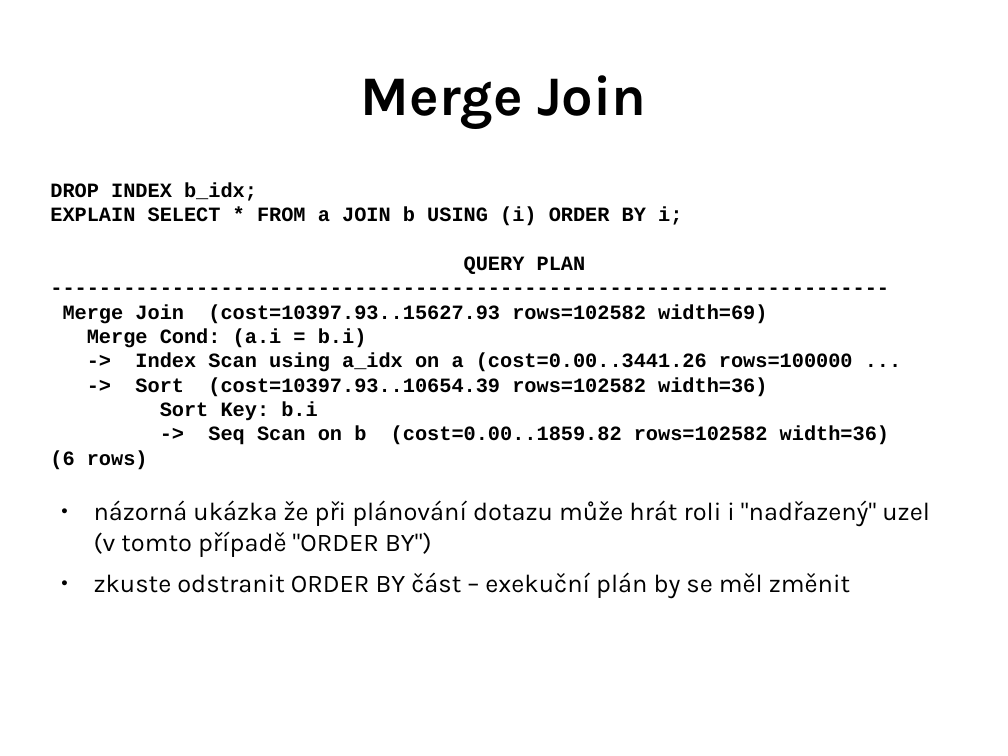
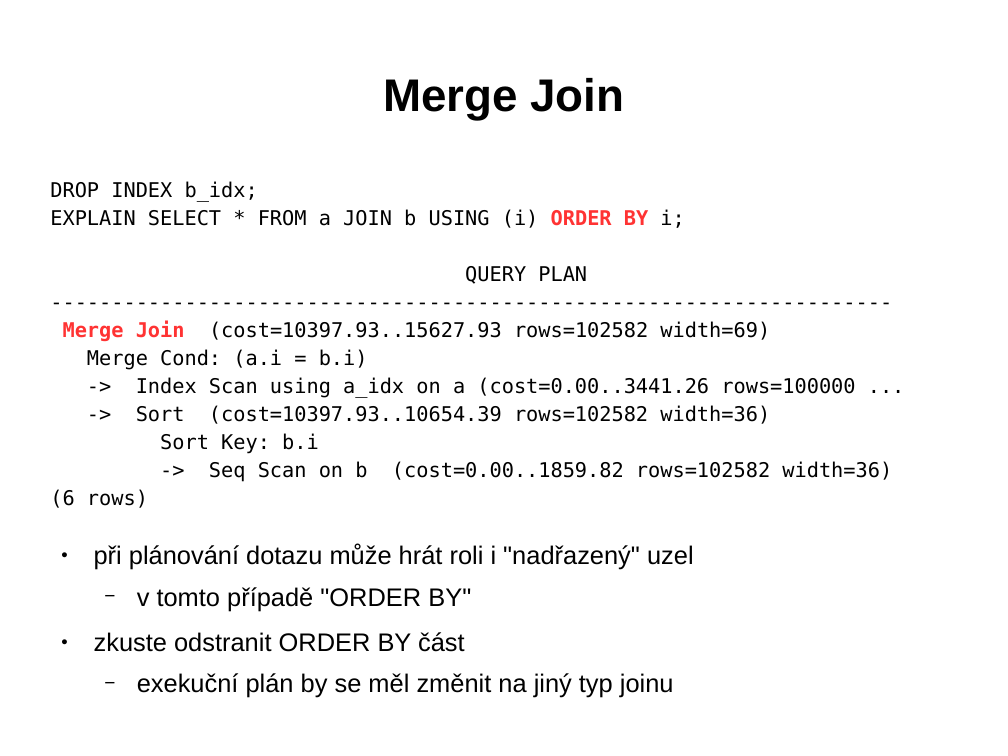
Before and after one commit to tvondra/explain_training, a slide deck: slide 75 of explain-training.odp (slide 59 before the commit). Drawn at 1008x756 pixels with LibreOffice and Linux fonts; fonts in the diff are those of the drawing. Boxes give left, top, right and bottom in pixels: in the first picture for what was removed or moved away, otherwise in the second. Text is boxed around its words. In the diff, an @@ line names an element or a change of style, - is before the commit and + after.

```diff
--- a/explain-training.odp
+++ b/explain-training.odp
@@ title "Merge Join" at [383,78,624,120]: size 44 to 36 pt, font Karla to Arial @@
@@ text at [50,181,892,508]: font Courier New to DejaVu Sans Mono, bold off in "DROP INDEX b_idx;", "EXPLAIN SELECT * FROM a JOIN b ...", "QUERY PLAN", "------------------------------------------------------------ ..." and 7 more places; text colour #000000 to #FF3333 in "ORDER BY", "Merge Join"; more space between paragraphs @@
@@ text at [94,544,694,698]: text changed; font Karla to Arial @@
-● názorná ukázka že při plánování dotazu může hrát roli i "nadřazený" uzel (v tomto případě "ORDER BY")
-● zkuste odstranit ORDER BY část – exekuční plán by se měl změnit
+● při plánování dotazu může hrát roli i "nadřazený" uzel
+  − v tomto případě "ORDER BY"
+● zkuste odstranit ORDER BY část
+  − exekuční plán by se měl změnit na jiný typ joinu
```
Also in this commit, not shown: 75 other slides changed, 16 slides added.
